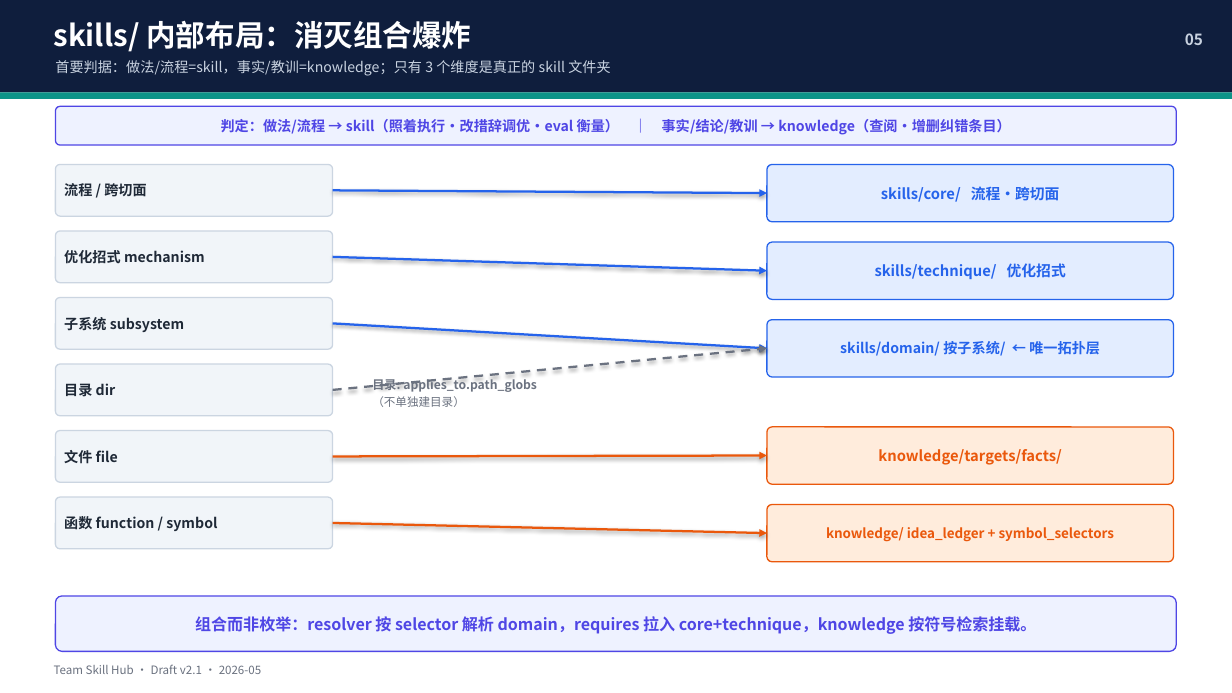
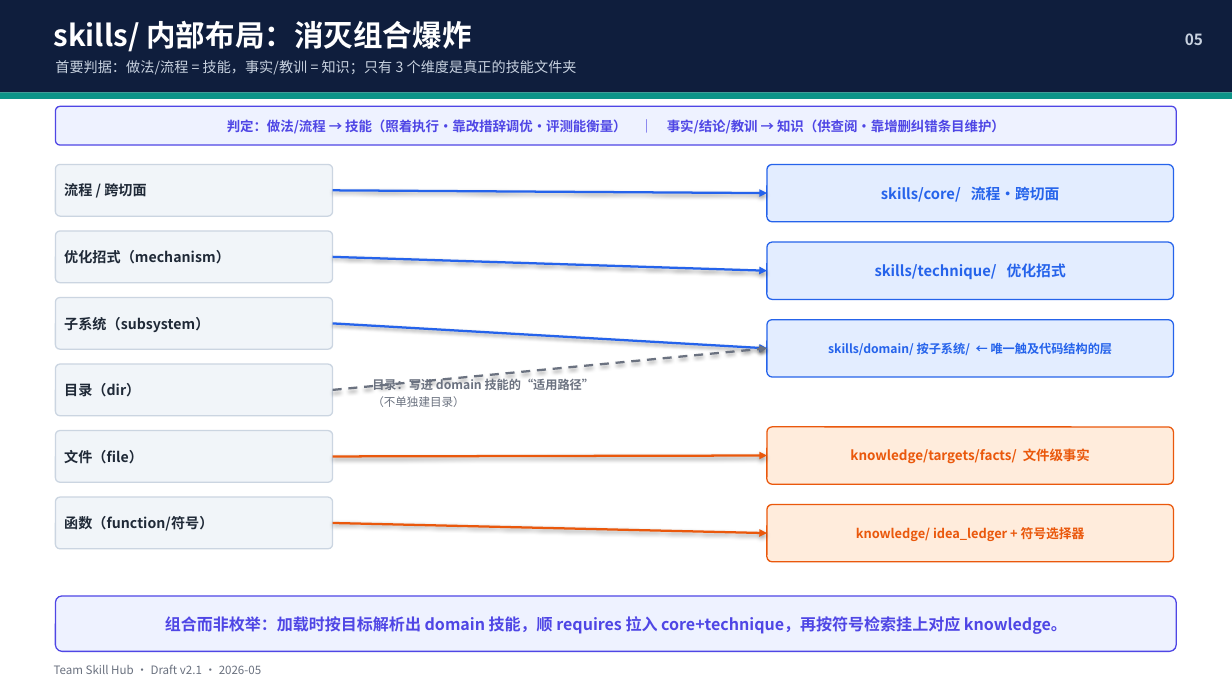
Before and after one commit to RyanSun1991/hm-kernel-llm-opt, a slide deck: slide 5 of docs/Team_Skill_Hub_Design_Slides.pptx. Drawn at 1232x693 pixels with LibreOffice and Linux fonts; fonts in the diff are those of the drawing. Boxes give left, top, right and bottom in pixels: in the first picture for what was removed or moved away, otherwise in the second. Text is boxed around its words. In the diff, an @@ line names an element or a change of style, - is before the commit and + after.

```diff
--- a/docs/Team_Skill_Hub_Design_Slides.pptx
+++ b/docs/Team_Skill_Hub_Design_Slides.pptx
@@ text at (55, 60, 577, 75): text changed @@
-首要判据：做法/流程=skill，事实/教训=knowledge；只有 3 个维度是真正的 skill 文件夹
+首要判据：做法/流程 = 技能，事实/教训 = 知识；只有 3 个维度是真正的技能文件夹
@@ text in rounded rectangle at (227, 119, 1005, 134): text changed; size 11 to 10.5 pt @@
-判定：做法/流程 → skill（照着执行·改措辞调优·eval 衡量） ｜ 事实/结论/教训 → knowledge（查阅·增删纠错条目）
+判定：做法/流程 → 技能（照着执行·靠改措辞调优·评测能衡量） ｜ 事实/结论/教训 → 知识（供查阅·靠增删纠错条目维护）
@@ text in rounded rectangle at (64, 250, 230, 264): text changed @@
-优化招式 mechanism
+优化招式（mechanism）
@@ text in rounded rectangle at (64, 317, 209, 332): text changed @@
-子系统 subsystem
+子系统（subsystem）
@@ text in rounded rectangle at (828, 342, 1113, 355): text changed; size 11 to 9.5 pt @@
-skills/domain/ 按子系统/ ← 唯一拓扑层
+skills/domain/ 按子系统/ ← 唯一触及代码结构的层
@@ text in rounded rectangle at (64, 383, 140, 397): text changed @@
-目录 dir
+目录（dir）
@@ text at (372, 376, 595, 390): text changed @@
-目录: applies_to.path_globs
+目录：写进 domain 技能的“适用路径”
@@ text in rounded rectangle at (850, 448, 1090, 464): text changed; size 11.5 to 10.5 pt @@
-knowledge/targets/facts/
+knowledge/targets/facts/ 文件级事实
@@ text in rounded rectangle at (64, 450, 143, 464): text changed @@
-文件 file
+文件（file）
@@ text in rounded rectangle at (64, 516, 213, 531): text changed @@
-函数 function / symbol
+函数（function/符号）
@@ text in rounded rectangle at (856, 527, 1085, 541): text changed; size 10.5 to 10 pt @@
-knowledge/ idea_ledger + symbol_selectors
+knowledge/ idea_ledger + 符号选择器
@@ text in rounded rectangle at (165, 616, 1067, 634): text changed @@
-组合而非枚举：resolver 按 selector 解析 domain，requires 拉入 core+technique，knowledge 按符号检索挂载。
+组合而非枚举：加载时按目标解析出 domain 技能，顺 requires 拉入 core+technique，再按符号检索挂上对应 knowledge。
```
Also in this commit, not shown: 5 other slides changed, 1 slide added, 1 other file.
